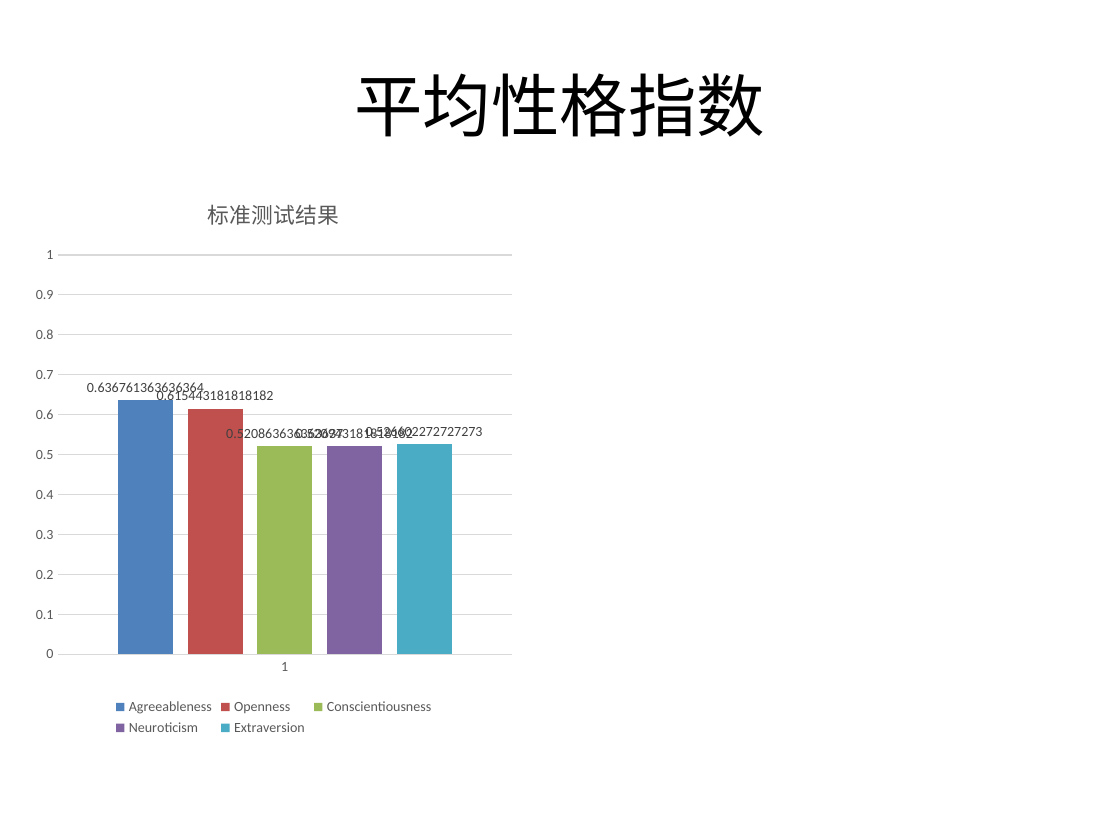
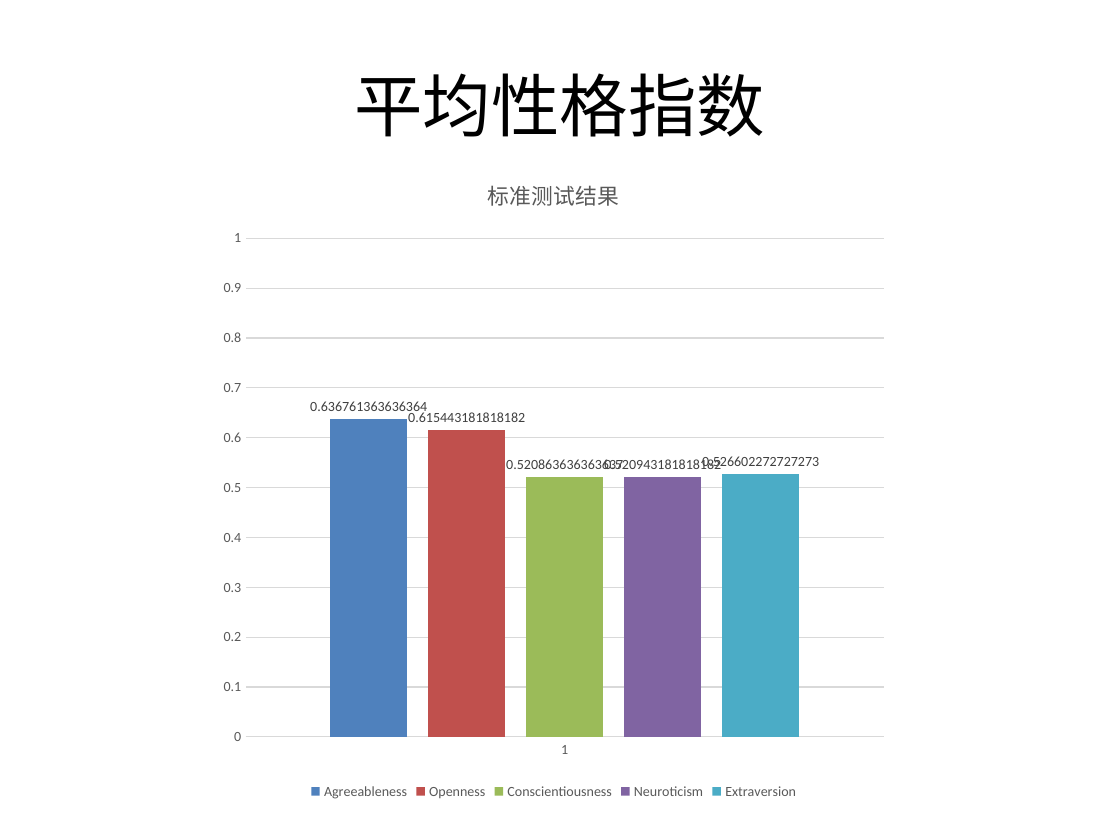
Before and after one commit to east-before-dawn/srt, a slide deck: slide 10 of slides.pptx (slide 12 before the commit). Drawn at 1120x840 pixels with LibreOffice and Linux fonts; fonts in the diff are those of the drawing. Boxes give left, top, right and bottom in pixels: in the first picture for what was removed or moved away, otherwise in the second. Text is boxed around its words. In the diff, an @@ line names an element or a change of style, - is before the commit and + after.

```diff
--- a/slides.pptx
+++ b/slides.pptx
@@ column chart: place and size @@
-column chart at [26,174,522,740]
+column chart at [209,153,897,804]
```
Also in this commit, not shown: 1 other slide changed, 2 slides added, 1 slide removed, 2 other files.
